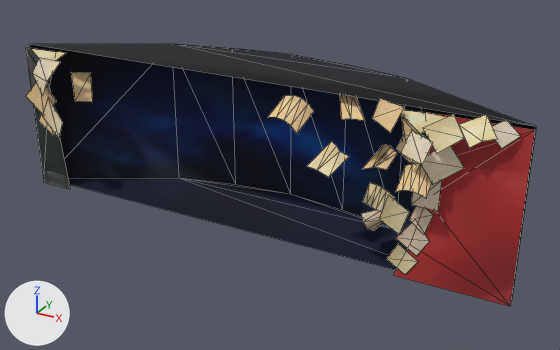
A saved change to the FBX model rd/trunk/Client/cms/Assets/SourceAsset/scene/wuzi/wz_qiang1.FBX.
Both versions are drawn from a 50 mm lens placed at (0.1049, -0.2174, 0.2358), pointed at (-0.0213, 0.012, 0.1211). Arrows for +X, +Y and +Z are at lower left; the lights stay in place. Mesh edges are drawn as thin lines. Where no turn or scale is listed for an object, it has been applied to the vertices.

In view in the first picture: 'wz_qiangmian_02'.
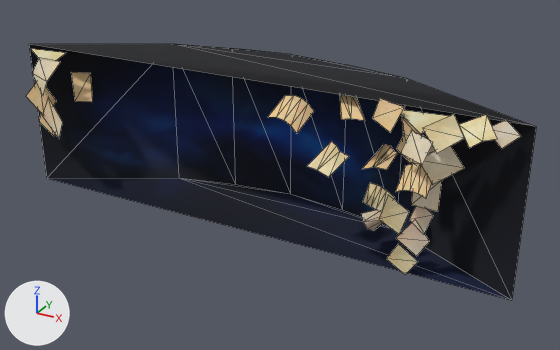
Where the newer file only moved an object's origin or applied its transform, the numbers keep the older frame.

Boxes (x1, y1, x2, y2) around the edits, measured in the pictures (560 x 350 px):
'wz_qiangmian_02', reshaped
    before: (26, 44, 536, 306)
    after: (26, 44, 536, 300)
part 1 of me_mesh, deleted (red)
    before: (394, 112, 535, 306)
part 2 of me_mesh, deleted (black)
    before: (26, 47, 70, 189)

The edits, one by one:
me_mesh has 169 vertices, 119 faces and spans x -0.099..0.099, y -0.026..0.026, z -0.031..0.031.
me_mesh is used by ob_wz_qiangmian_02; location (-0.0311, 0.0114, 0.1306).
me_mesh part 1: the loose piece of 7 vertices spanning x 0.06..0.099, y -0.012, z -0.031..0.028 is deleted.
me_mesh part 2: the loose piece of 5 vertices spanning x -0.099..-0.083, y -0.012, z -0.031..0.028 is deleted.
